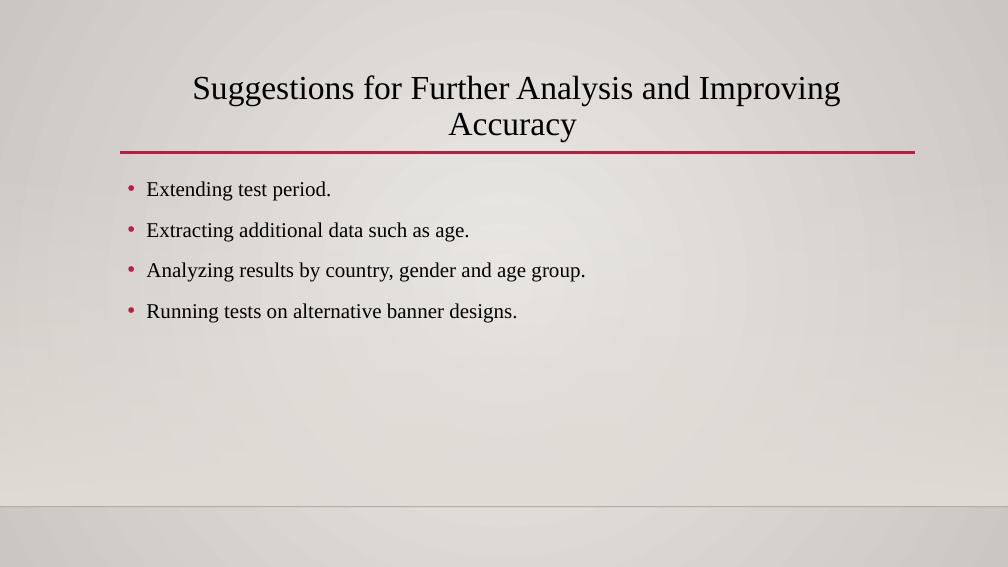
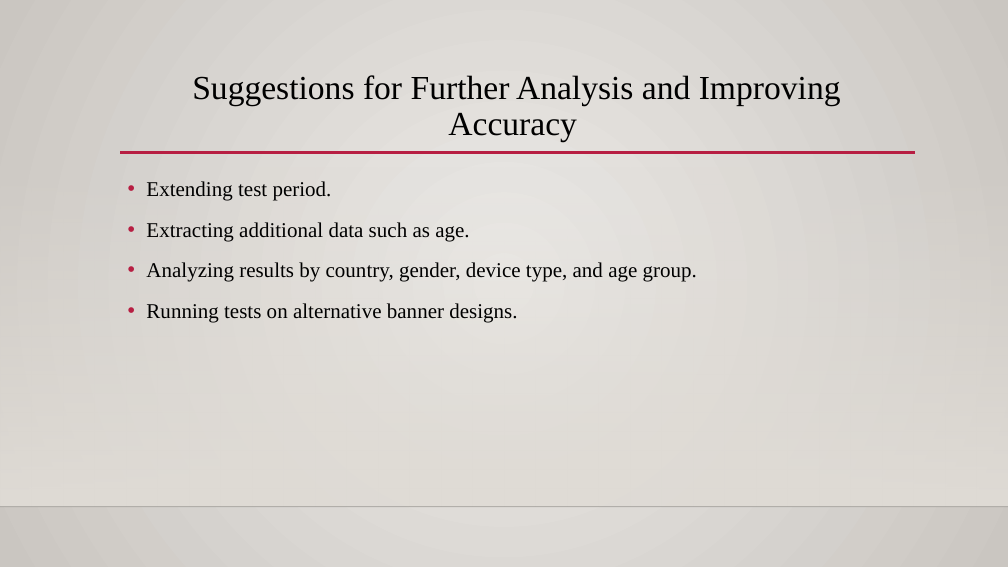
Before and after one commit to BatuSengezer/GloBox_A-B_Analysis, a slide deck: slide 11 of GloBox_A-B_Test_Presentation.pptx. Drawn at 1008x567 pixels with LibreOffice and Linux fonts; fonts in the diff are those of the drawing; background and template pictures are left out. Boxes give left, top, right and bottom in pixels: in the first picture for what was removed or moved away, otherwise in the second. Text is boxed around its words. In the diff, an @@ line names an element or a change of style, - is before the commit and + after.

```diff
--- a/GloBox_A-B_Test_Presentation.pptx
+++ b/GloBox_A-B_Test_Presentation.pptx
@@ text at [146, 262, 697, 282]: text changed @@
-• Analyzing results by country, gender and age group.
+• Analyzing results by country, gender, device type, and age group.
```
Also in this commit, not shown: 5 other slides changed, 3 other files.
